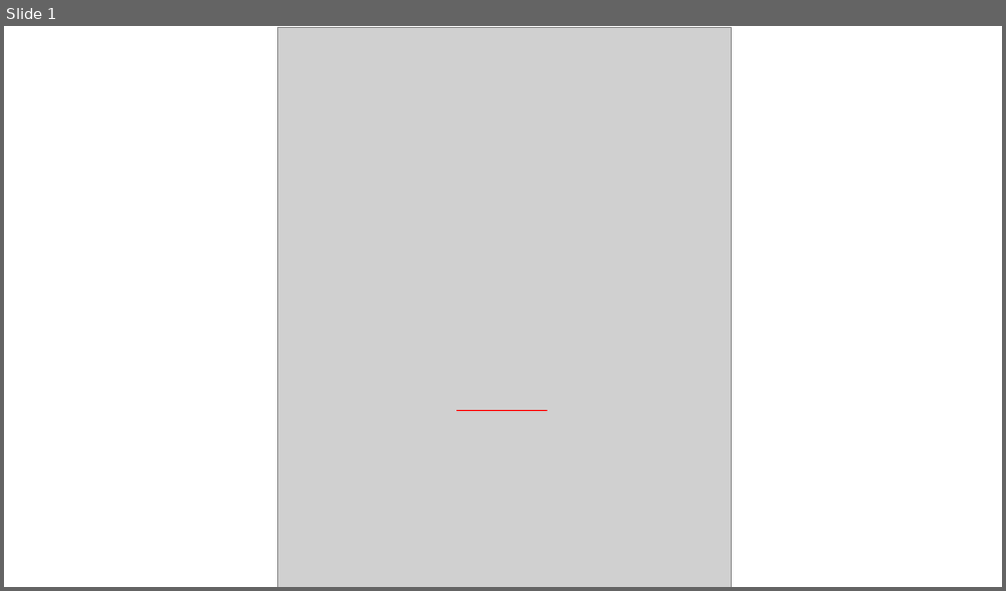
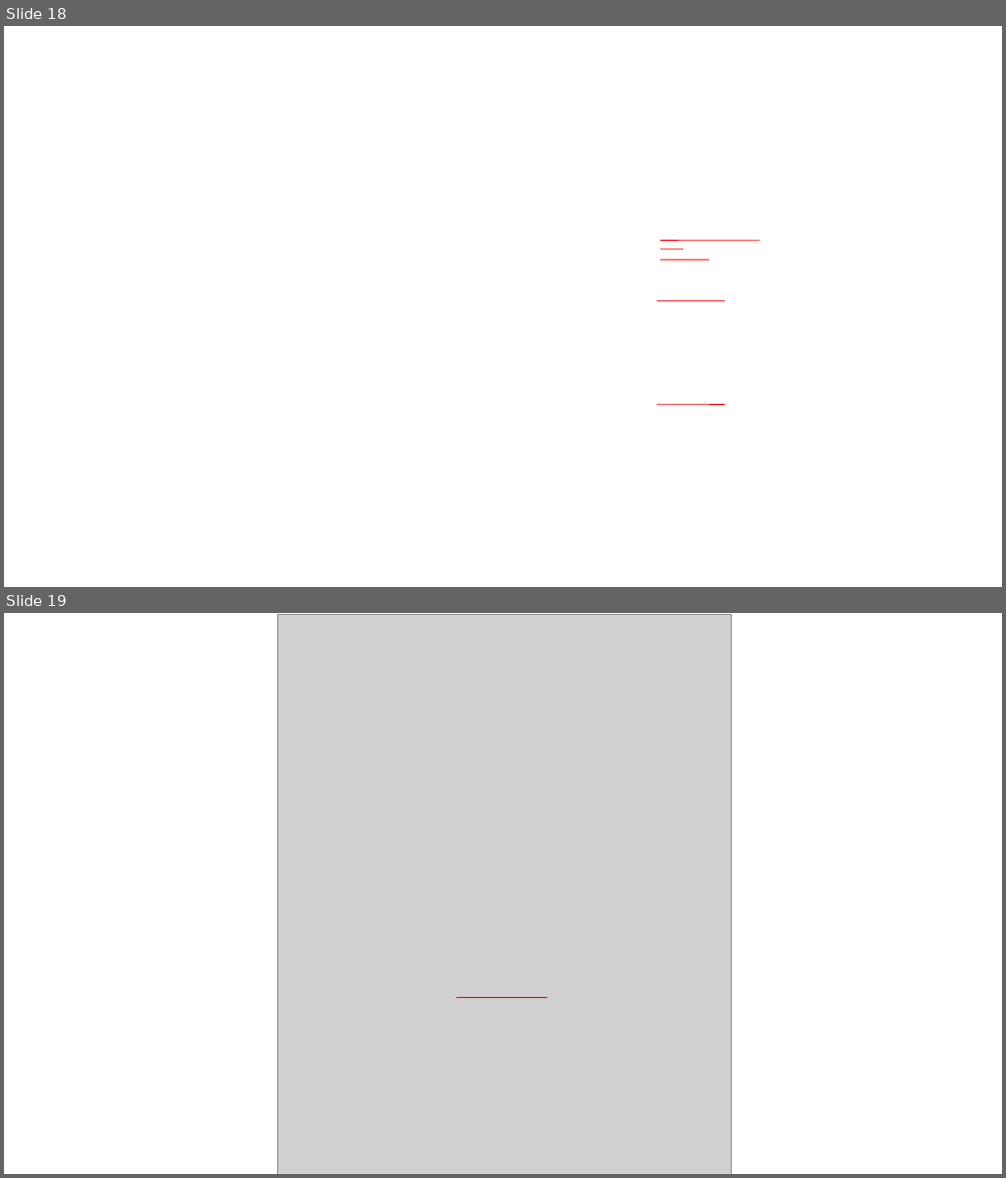
Before and after one commit to robertdrucker/authy, a slide deck: notes/notes.odp. Shown one above the other, each under a label of ours: slide 1 before the commit, slides 18 and 19 after it. The pictures are 1006x591 and 1006x1178 pixels, drawn with LibreOffice and Linux fonts; fonts in the diff are those of the drawing; grey boxes stand for pictures; background and template pictures are left out. Boxes give left, top, right and bottom in pixels: in the first picture for what was removed or moved away, otherwise in the second. Text is boxed around its words. In the diff, an @@ line names an element or a change of style, - is before the commit and + after.

```diff
--- a/notes/notes.odp
+++ b/notes/notes.odp
@@ slide 18 added at <box>4,26,1002,587</box>, background picture (left out) @@
@@ line added from (660, 260) to (710, 260), #FF0000 0.71 pt @@
@@ line added from (660, 241) to (760, 241), #FF0000 0.71 pt @@
@@ line added from (660, 249) to (683, 249), #FF0000 0.71 pt @@
@@ line added from (656, 301) to (725, 301), #FF0000 0.71 pt @@
@@ line added from (656, 404) to (725, 404), #FF0000 0.71 pt @@
@@ what was slide 1 is now slide 19 @@
```
Also in this commit, not shown: 2 slides changed, 25 other slides added, 2 slides removed, 2 other files.
